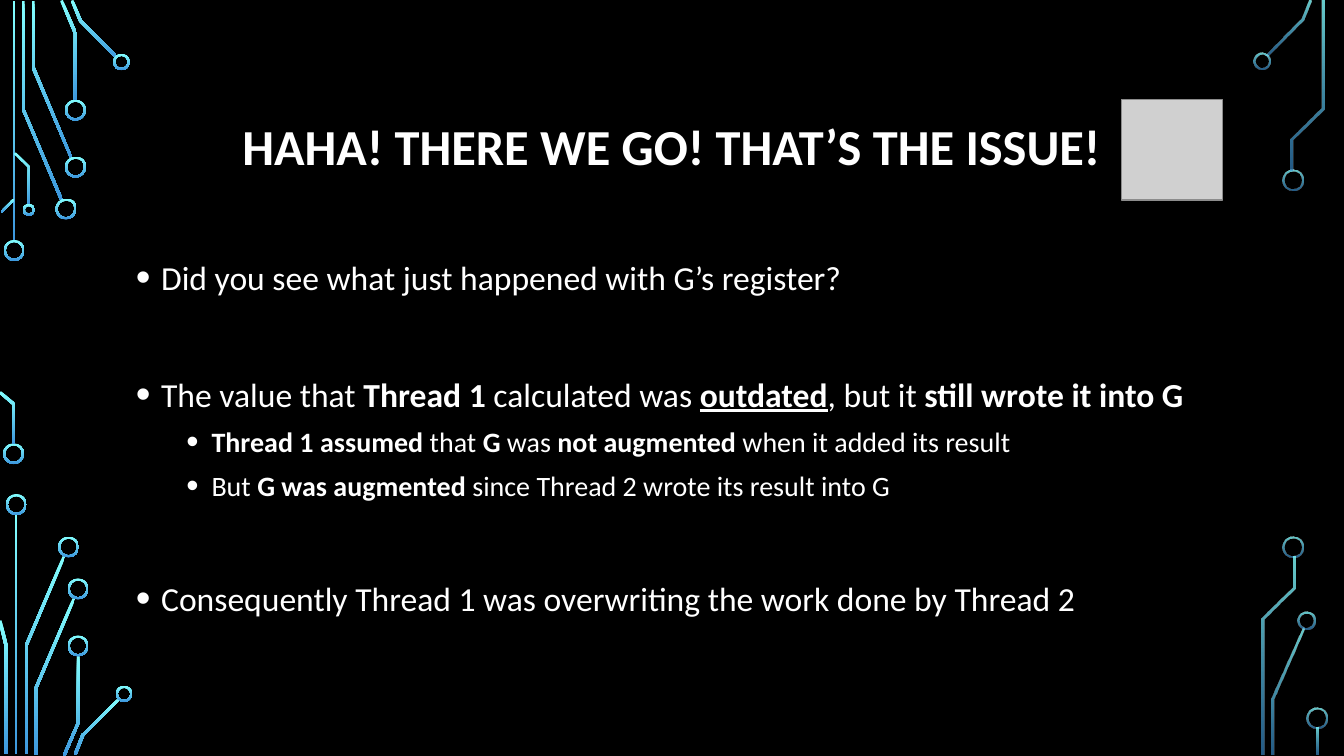
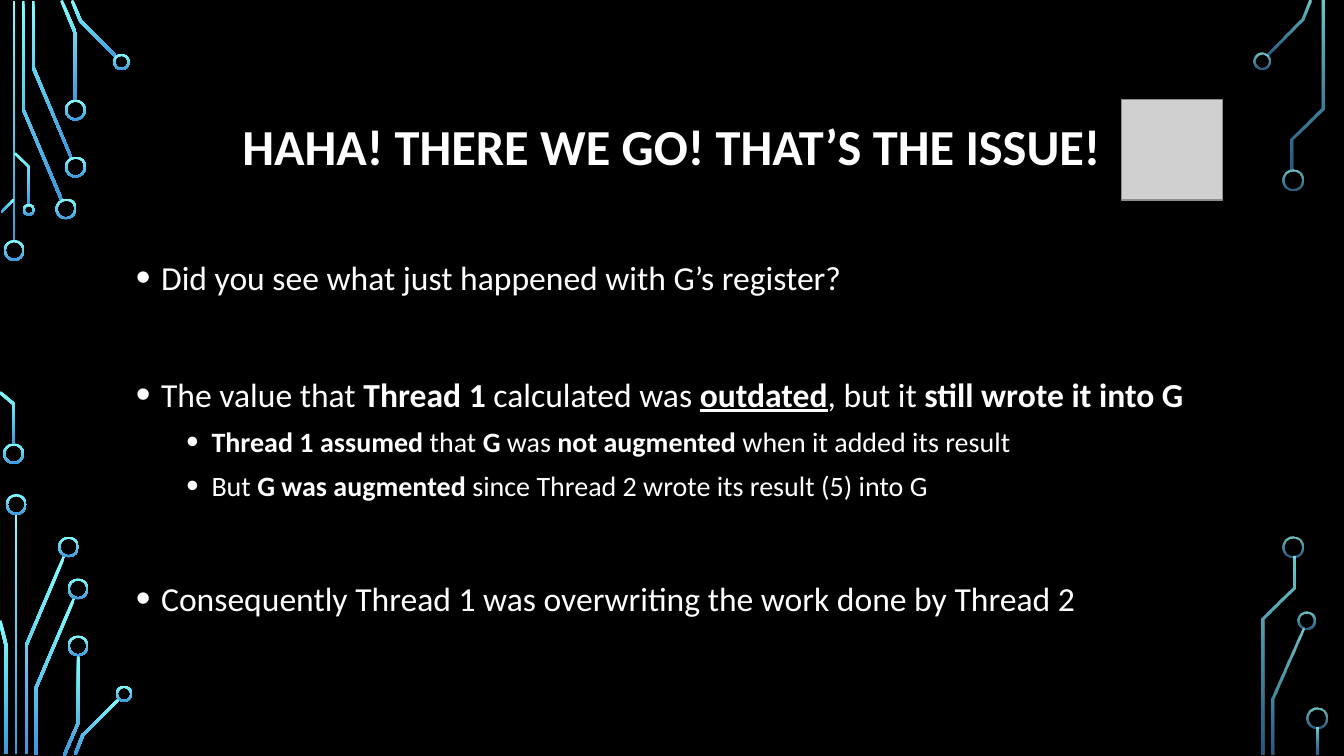
Before and after one commit to psypdt/Advanced_Summer_Course, a slide deck: slide 32 of Day3/Day_3.pptx. Drawn at 1344x756 pixels with LibreOffice and Linux fonts; fonts in the diff are those of the drawing; grey boxes stand for pictures; background and template pictures are left out. Boxes give left, top, right and bottom in pixels: in the first picture for what was removed or moved away, otherwise in the second. Text is boxed around its words. In the diff, an @@ line names an element or a change of style, - is before the commit and + after.

```diff
--- a/Day3/Day_3.pptx
+++ b/Day3/Day_3.pptx
@@ text at (x1=212, y1=475, x2=928, y2=501): text changed @@
-  • But G was augmented since Thread 2 wrote its result into G
+  • But G was augmented since Thread 2 wrote its result (5) into G
```
Also in this commit, not shown: 26 other slides changed, 1 slide added, 1 slide removed.
